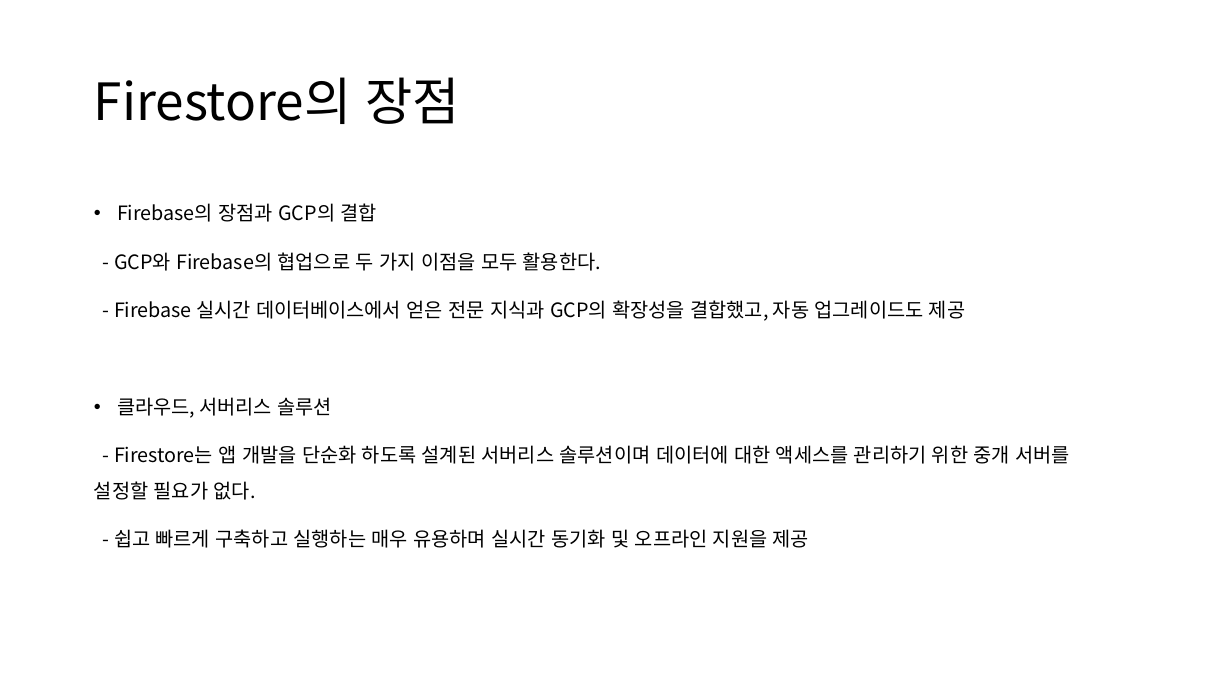
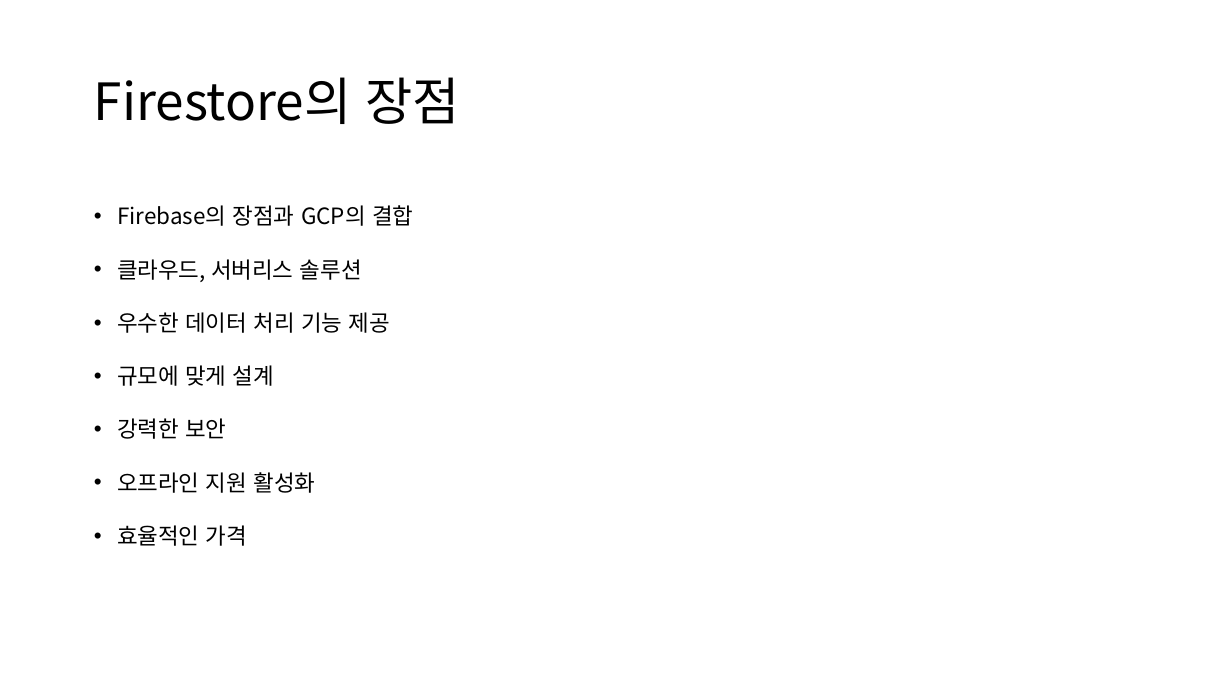
Before and after one commit to popuyaha/gcp-bootstrap-client, a slide deck: slide 5 of GCP기반 Serverless 아키텍쳐.pptx. Drawn at 1232x693 pixels with LibreOffice and Linux fonts; fonts in the diff are those of the drawing. Boxes give left, top, right and bottom in pixels: in the first picture for what was removed or moved away, otherwise in the second. Text is boxed around its words. In the diff, an @@ line names an element or a change of style, - is before the commit and + after.

```diff
--- a/GCP기반 Serverless 아키텍쳐.pptx
+++ b/GCP기반 Serverless 아키텍쳐.pptx
@@ text at (117,205,413,282): size 15.4 to 17.5 pt in "Firebase의 장점과 GCP의 결합", "클라우드, 서버리스 솔루션" @@
@@ text at (114,252,965,321): paragraphs removed @@
-- GCP와 Firebase의 협업으로 두 가지 이점을 모두 활용한다.
-- Firebase 실시간 데이터베이스에서 얻은 전문 지식과 GCP의 확장성을 결합했고, 자동 업그레이드도 제공
@@ text at (117,312,390,546): text changed; size 15.4 to 17.5 pt @@
-- Firestore는 앱 개발을 단순화 하도록 설계된 서버리스 솔루션이며 데이터에 대한 액세스를 관리하기 위한 중개 서버를 설정할 필요가 없다.
-- 쉽고 빠르게 구축하고 실행하는 매우 유용하며 실시간 동기화 및 오프라인 지원을 제공
+• 우수한 데이터 처리 기능 제공
+• 규모에 맞게 설계
+• 강력한 보안
+• 오프라인 지원 활성화
+• 효율적인 가격
```
Also in this commit, not shown: 5 other slides changed, 3 slides added, 1 other file.
